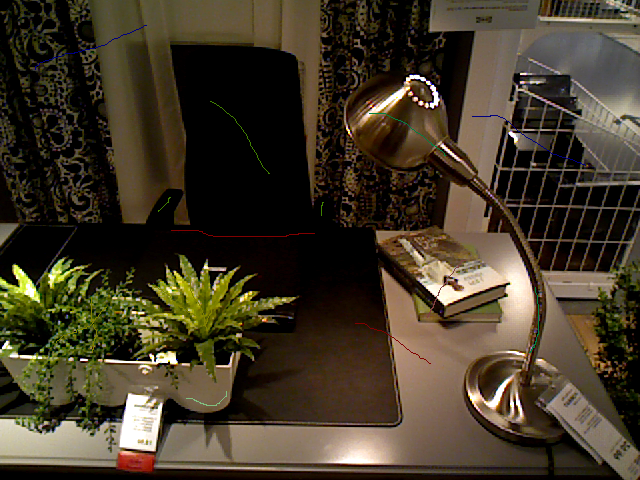
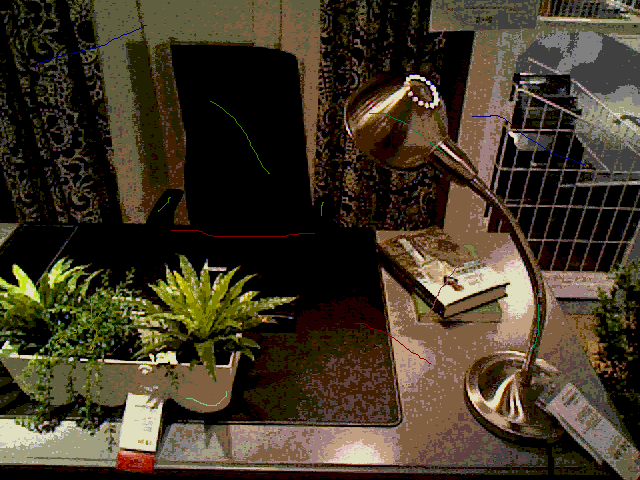
Revision of a layered 640×480 image; what changed, layer by layer:
painted on "89_LivingLow.png" over [0, 0, 640, 480]
